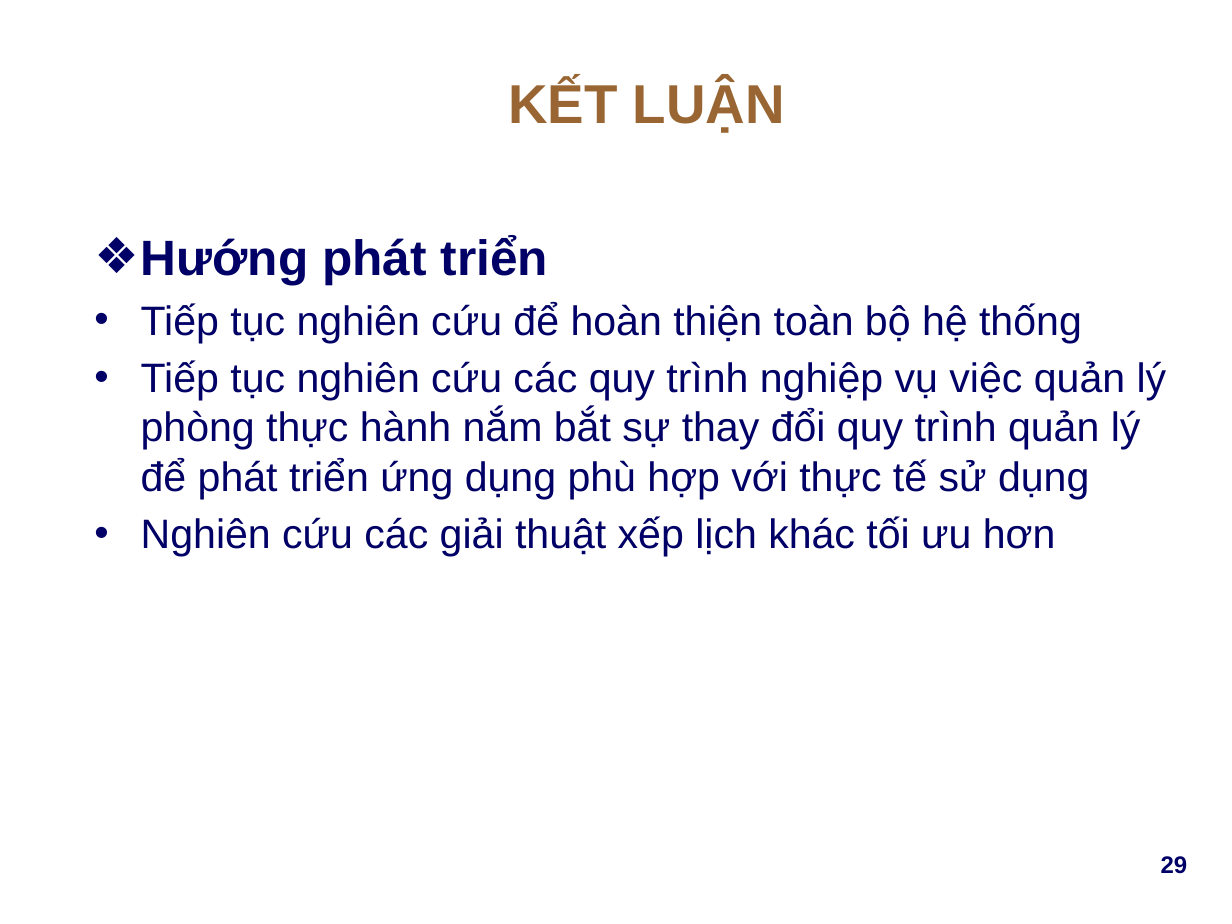
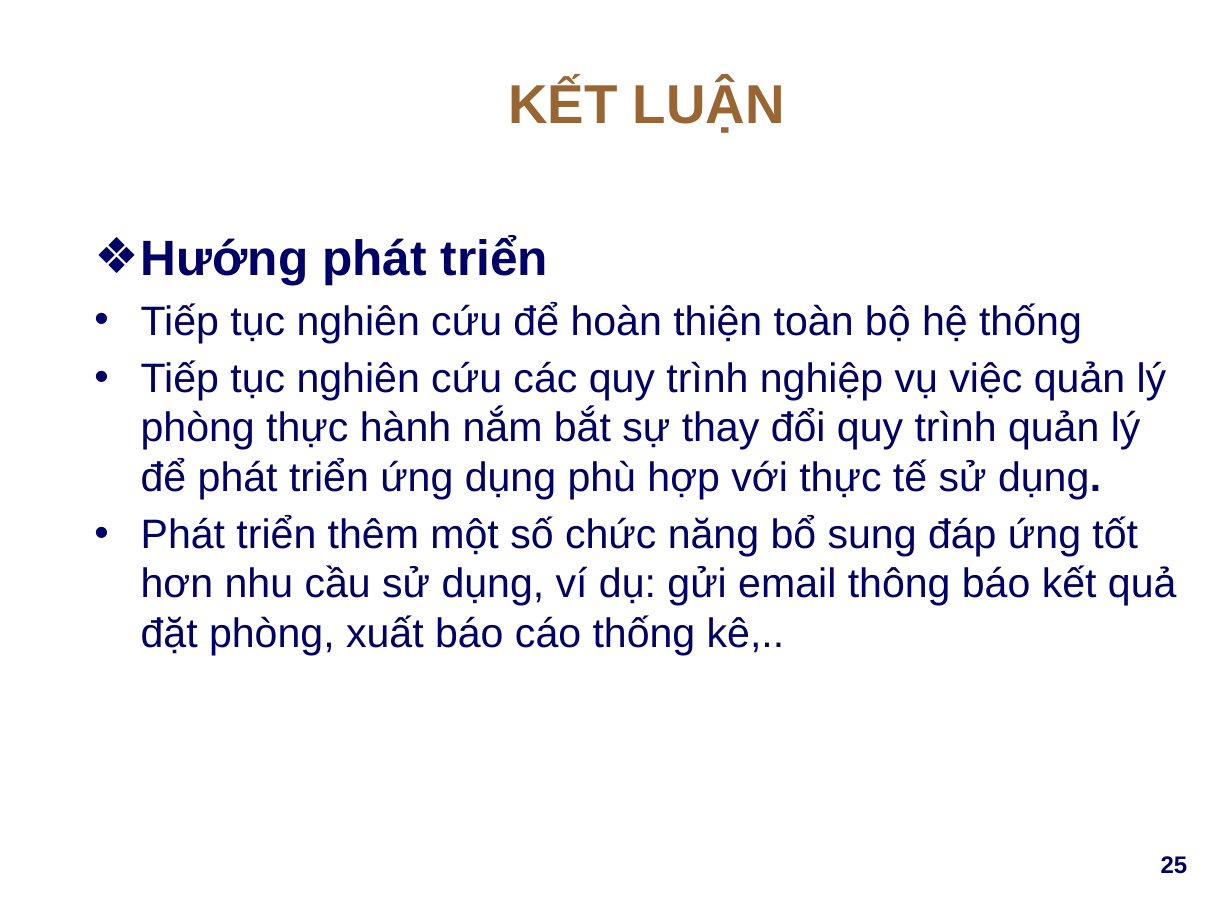
Before and after one commit to pnqphong95/lab-manager, a slide deck: slide 25 of docs/resources/Presentation.pptx (slide 29 before the commit). Drawn at 1232x924 pixels with LibreOffice and Linux fonts; fonts in the diff are those of the drawing; background and template pictures are left out. Boxes give left, top, right and bottom in pixels: in the first picture for what was removed or moved away, otherwise in the second. Text is boxed around its words. In the diff, an @@ line names an element or a change of style, - is before the commit and + after.

```diff
--- a/docs/resources/Presentation.pptx
+++ b/docs/resources/Presentation.pptx
@@ text at (141, 360, 1177, 655): text changed @@
-• Tiếp tục nghiên cứu các quy trình nghiệp vụ việc quản lý phòng thực hành nắm bắt sự thay đổi quy trình quản lý để phát triển ứng dụng phù hợp với thực tế sử dụng
-• Nghiên cứu các giải thuật xếp lịch khác tối ưu hơn
+• Tiếp tục nghiên cứu các quy trình nghiệp vụ việc quản lý phòng thực hành nắm bắt sự thay đổi quy trình quản lý để phát triển ứng dụng phù hợp với thực tế sử dụng.
+• Phát triển thêm một số chức năng bổ sung đáp ứng tốt hơn nhu cầu sử dụng, ví dụ: gửi email thông báo kết quả đặt phòng, xuất báo cáo thống kê,..
@@ page number at (1161, 856, 1188, 874): text changed @@
-29
+25
```
Also in this commit, not shown: 13 other slides changed, 1 slide added, 5 slides removed.
